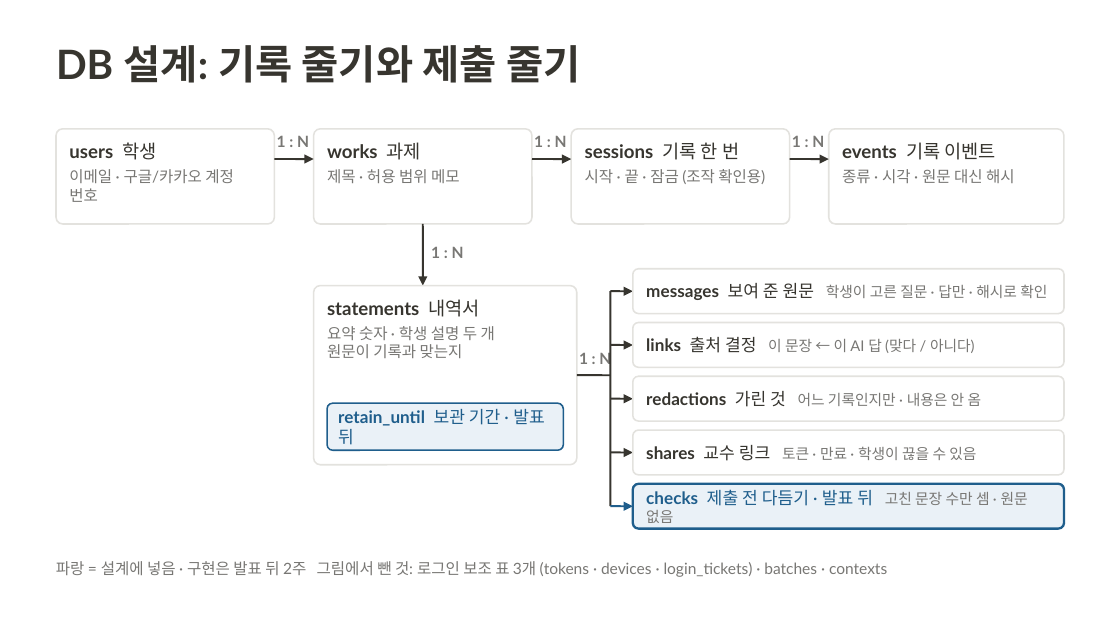
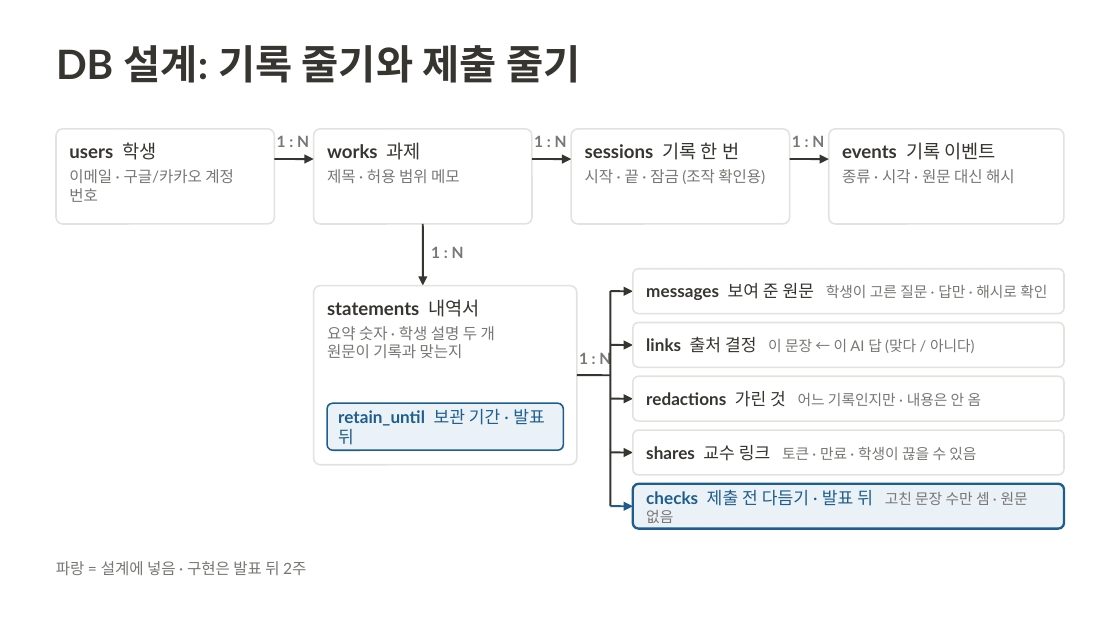
Before and after one commit to 20233014-KYH/trace, a slide deck: slide 12 of deck/중간발표_김용현.pptx. Drawn at 1120x630 pixels with LibreOffice and Linux fonts; fonts in the diff are those of the drawing. Boxes give left, top, right and bottom in pixels: in the first picture for what was removed or moved away, otherwise in the second. Text is boxed around its words. In the diff, an @@ line names an element or a change of style, - is before the commit and + after.

```diff
--- a/deck/중간발표_김용현.pptx
+++ b/deck/중간발표_김용현.pptx
@@ text at (x1=56, y1=561, x2=306, y2=575): text changed @@
-파랑 = 설계에 넣음 · 구현은 발표 뒤 2주 그림에서 뺀 것: 로그인 보조 표 3개 (tokens · devices · login_tickets) · batches · contexts
+파랑 = 설계에 넣음 · 구현은 발표 뒤 2주
```
Also in this commit, not shown: 1 other file.
